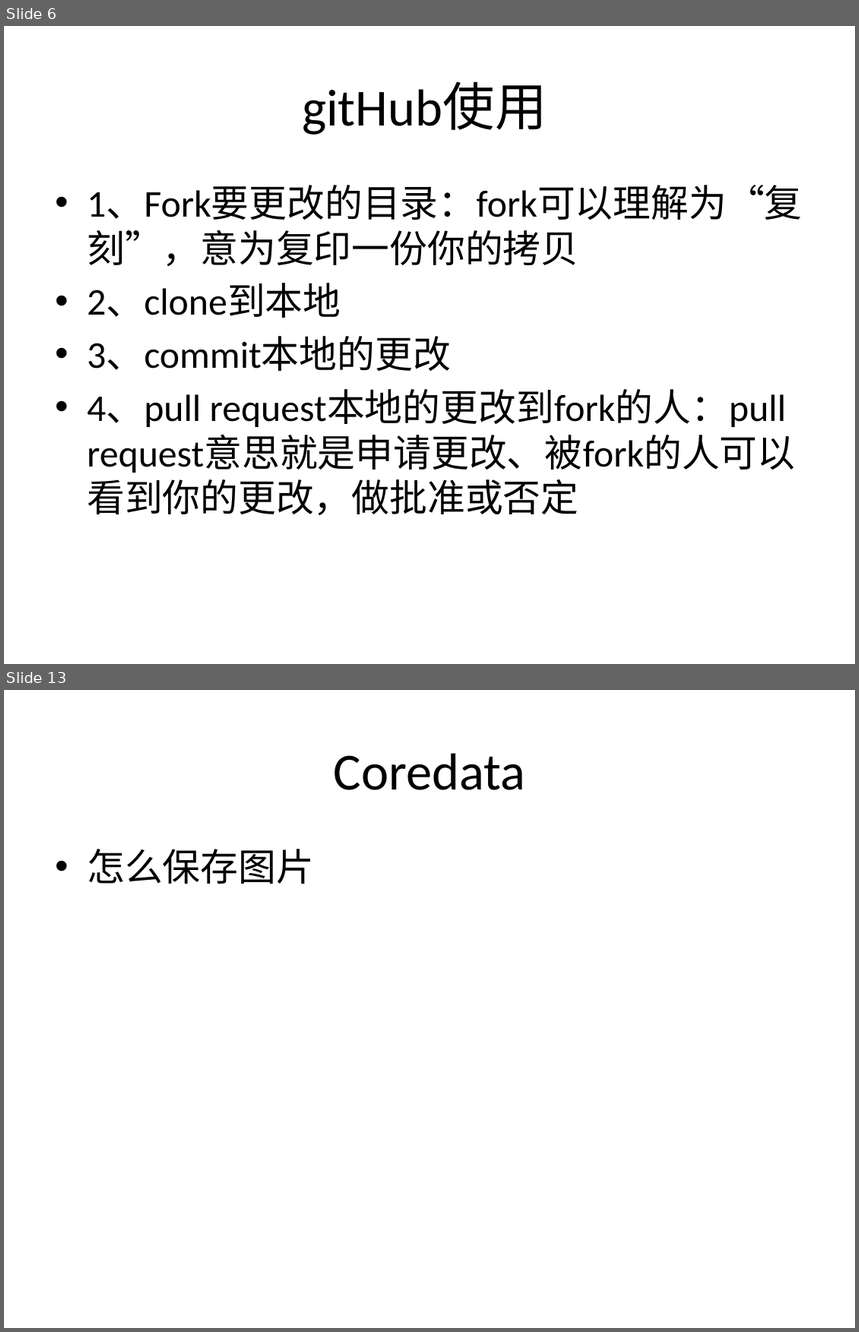
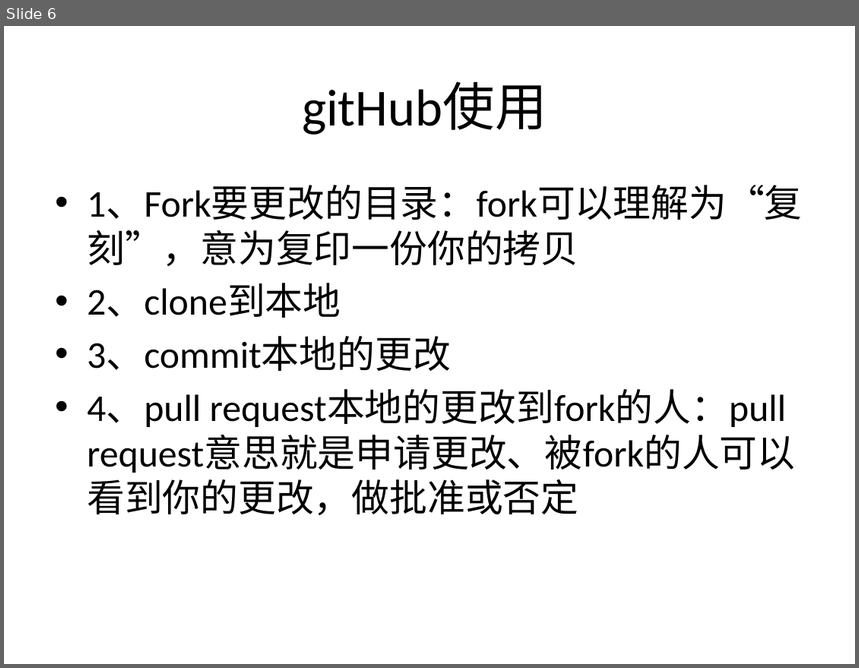
Before and after one commit to Jaykong/Ios_training_course, a slide deck: Week1/course12.pptx. Shown one above the other, each under a label of ours: slides 6 and 13 before the commit, slide 6 after it; the slides between them are not shown. The pictures are 859x1332 and 859x668 pixels, drawn with LibreOffice and Linux fonts; fonts in the diff are those of the drawing. Boxes give left, top, right and bottom in pixels: in the first picture for what was removed or moved away, otherwise in the second. Text is boxed around its words. In the diff, an @@ line names an element or a change of style, - is before the commit and + after.

```diff
--- a/Week1/course12.pptx
+++ b/Week1/course12.pptx
@@ slide 13 removed at [4, 690, 855, 1328], background #FFFFFF @@
@@ title removed at [334, 753, 526, 790] @@
-Coredata
@@ text removed at [87, 849, 314, 884] @@
-• 怎么保存图片
```
Also in this commit, not shown: 2 slides changed, 2 slides added, 4 other slides removed, 6 other files.
